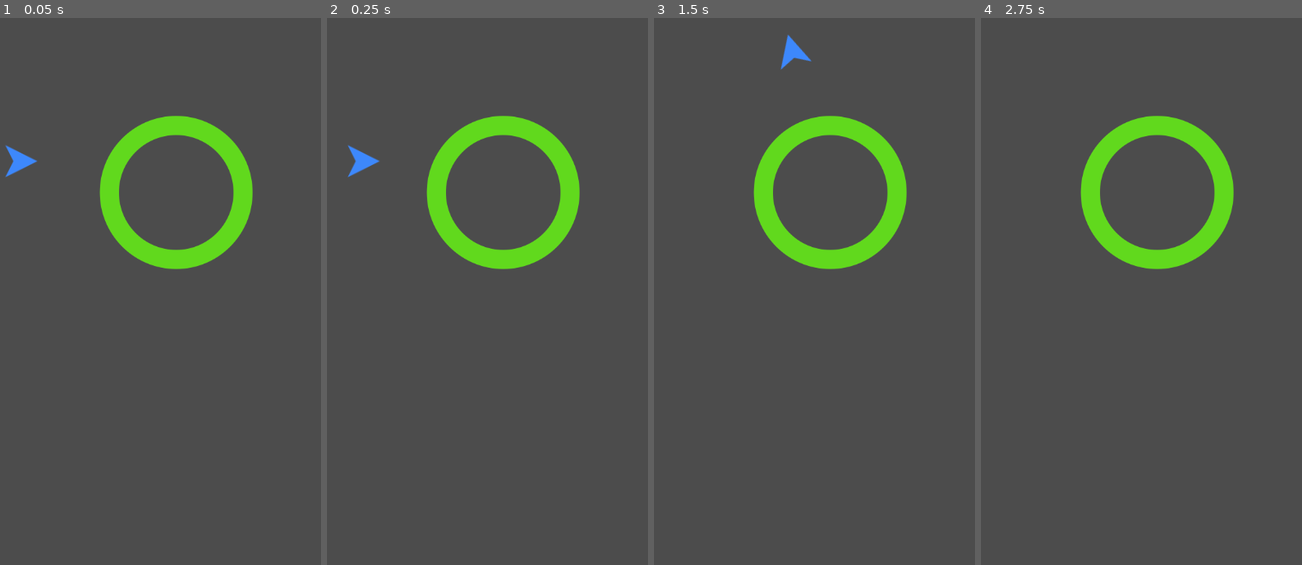
Above: before the commit, frames 1-4 (left to right).
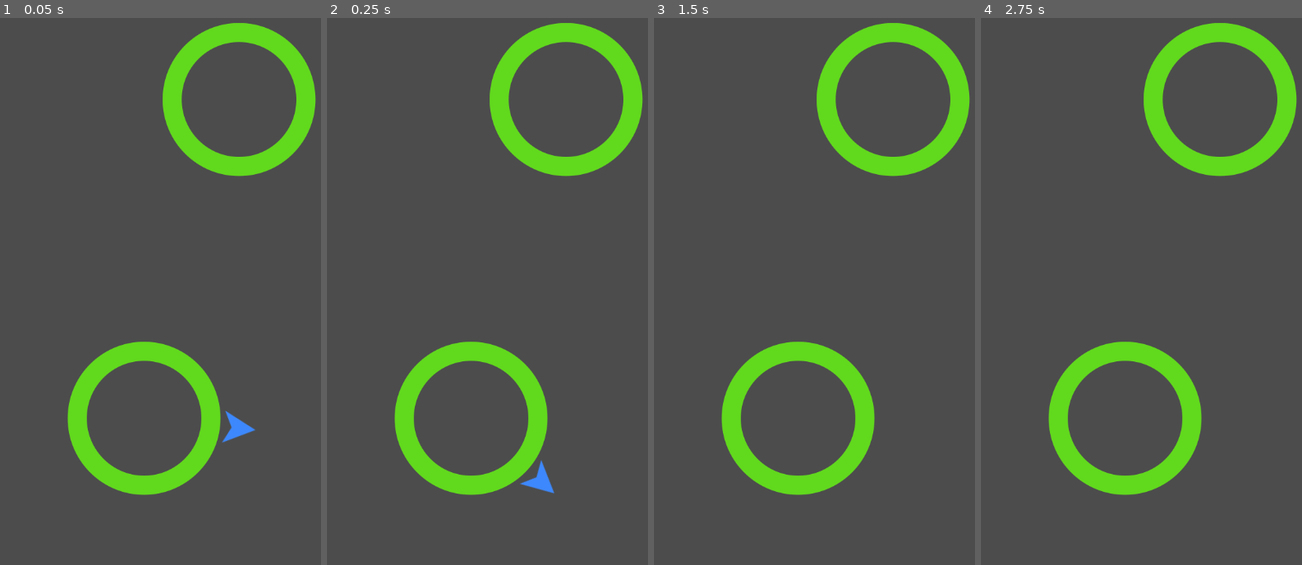
Above: after the commit, the same moments.

Repository: sal0w/CircleJump
Game: Godot game, scene res://Main.tscn
The game is run twice, just before and just after one commit, with the same random seed, the same clock (stepped at 60 frames per second) and the same inputs. The project has no main scene, so this scene is started directly.
Inputs (mouse positions are in pixels of both pictures, inside the frame that each line leads up to):
- Up to frame 1 (0.05 s): no input
- Up to frame 2 (0.25 s): no input
- Up to frame 3 (1.5 s): move the mouse to (878, 231) at 0.52 s; click (878, 231) at 0.67 s; move the mouse to (724, 296) at 1.27 s; click (724, 296) at 1.42 s
- Up to frame 4 (2.75 s): tap Enter at 2 s; move the mouse to (1160, 121) at 2.02 s; click (1160, 121) at 2.17 s

The runs differ from the first frame. In frame 1, 14% of the frame differs, in the area x 1-99%, y 0-88%; in frame 2, 14%, in the area x 6-99%, y 0-88%; in frame 3, 13%; in frame 4, 13%.

Commit message:
Gameplay works but camera teleports

Diff:
--- /dev/null
+++ b/Main.gd
@@ -0,0 +1,31 @@
+extends Node
+
+var Circle  = preload("res://objects/Circle.tscn")
+var Jumper =preload("res://objects/jumper.tscn")
+
+var player
+
+func _ready():
+	randomize()
+	new_game()
+
+func new_game():
+	$Camera2D.position  =$StartPosition.position
+	player = Jumper.instance()
+	player.position = $StartPosition.position
+	add_child(player)
+	player.connect("captured",self,"_on_Jumper_captured")
+	spawn_circle($StartPosition.position)
+
+func spawn_circle(_position = null):
+	var c = Circle.instance()
+	if !_position:
+		var x = rand_range(-150,150)
+		var y = rand_range(-500,-400)
+		_position = player.target.position + Vector2(x,y)
+	add_child(c)
+	c.init(_position)
+
+func _on_Jumper_captured(object):
+	$Camera2D.position = object.position
+	call_deferred("spawn_circle")
--- a/Main.tscn
+++ b/Main.tscn
@@ -1,12 +1,13 @@
-[gd_scene load_steps=3 format=2]
+[gd_scene load_steps=2 format=2]
 
-[ext_resource path="res://objects/jumper.tscn" type="PackedScene" id=1]
-[ext_resource path="res://objects/Circle.tscn" type="PackedScene" id=2]
+[ext_resource path="res://Main.gd" type="Script" id=1]
 
 [node name="Main" type="Node"]
+script = ExtResource( 1 )
 
-[node name="jumper" parent="." instance=ExtResource( 1 )]
-position = Vector2( 75.2154, 292.871 )
+[node name="StartPosition" type="Position2D" parent="."]
+position = Vector2( 1, 1 )
 
-[node name="Circle" parent="." instance=ExtResource( 2 )]
-position = Vector2( 281.83, 333.536 )
+[node name="Camera2D" type="Camera2D" parent="."]
+offset = Vector2( 0, -200 )
+current = true
--- a/objects/Circle.gd
+++ b/objects/Circle.gd
@@ -5,10 +5,8 @@
 var radius = 100
 var rotation_speed = PI
 
-func _ready():
-	init()
-
-func init(_radius = radius):
+func init(_position,_radius = radius):
+	position = _position
 	radius = _radius
 	$CollisionShape2D.shape = $CollisionShape2D.shape.duplicate()
 	$CollisionShape2D.shape.radius = radius
--- a/objects/jumper.gd
+++ b/objects/jumper.gd
@@ -1,4 +1,6 @@
 extends Area2D
+
+signal captured
 
 var velocity=Vector2(100,0)
 var jump_speed = 1000
@@ -16,6 +18,7 @@
 func _on_jumper_area_entered(area):
 	target = area
 	velocity = Vector2.ZERO
+	emit_signal("captured",area)
 
 func _physics_process(delta):
 	if target:
Not shown: 1 places in objects/Circle.tscn that only renumber resources
